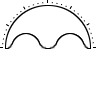
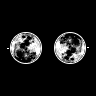
Comparing the layer stacks of the two 96 × 96 images. Changes:
hid "small ticks" over [left=2, top=2, right=94, bottom=94]
hid "big ticks" over [left=0, top=0, right=96, bottom=96]
hid "frame" over [left=0, top=0, right=96, bottom=96]
showed "moon wheel outline" over [left=7, top=32, right=89, bottom=64]
added layer "moon wheel contrast" above "moon wheel" over [left=11, top=33, right=85, bottom=63]
hid "moon wheel" over [left=11, top=33, right=85, bottom=63]
hid "background white" over [left=0, top=0, right=96, bottom=96]
showed "background black" over [left=0, top=0, right=96, bottom=96]
